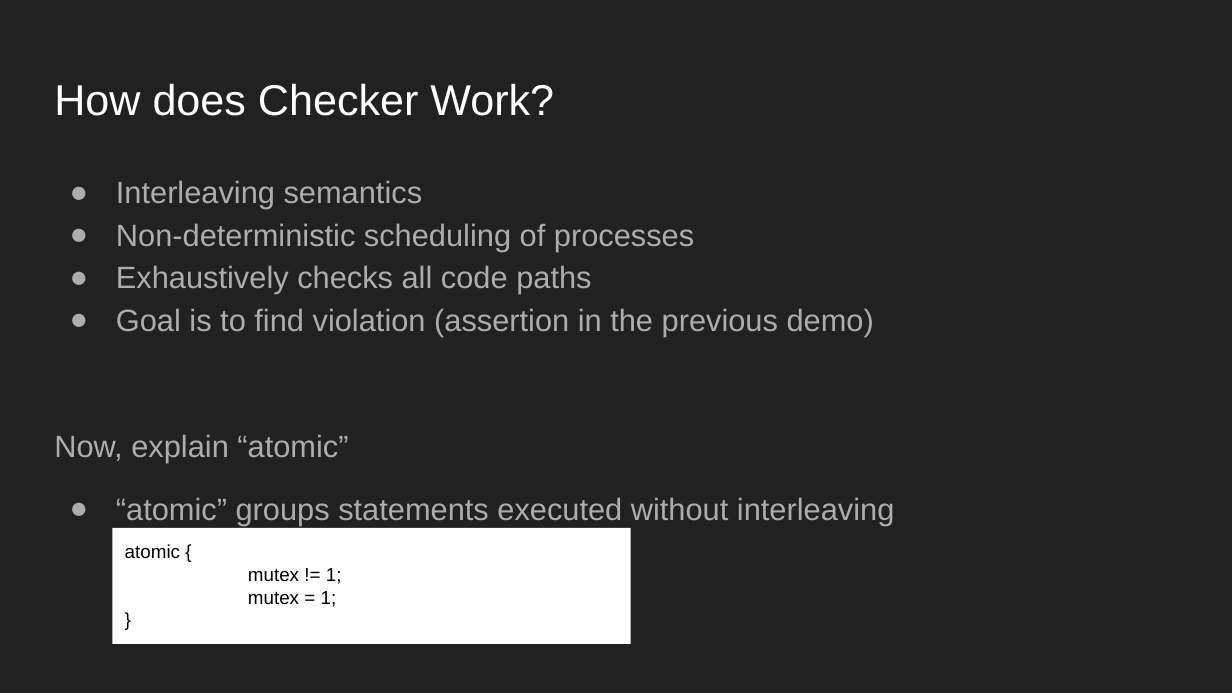
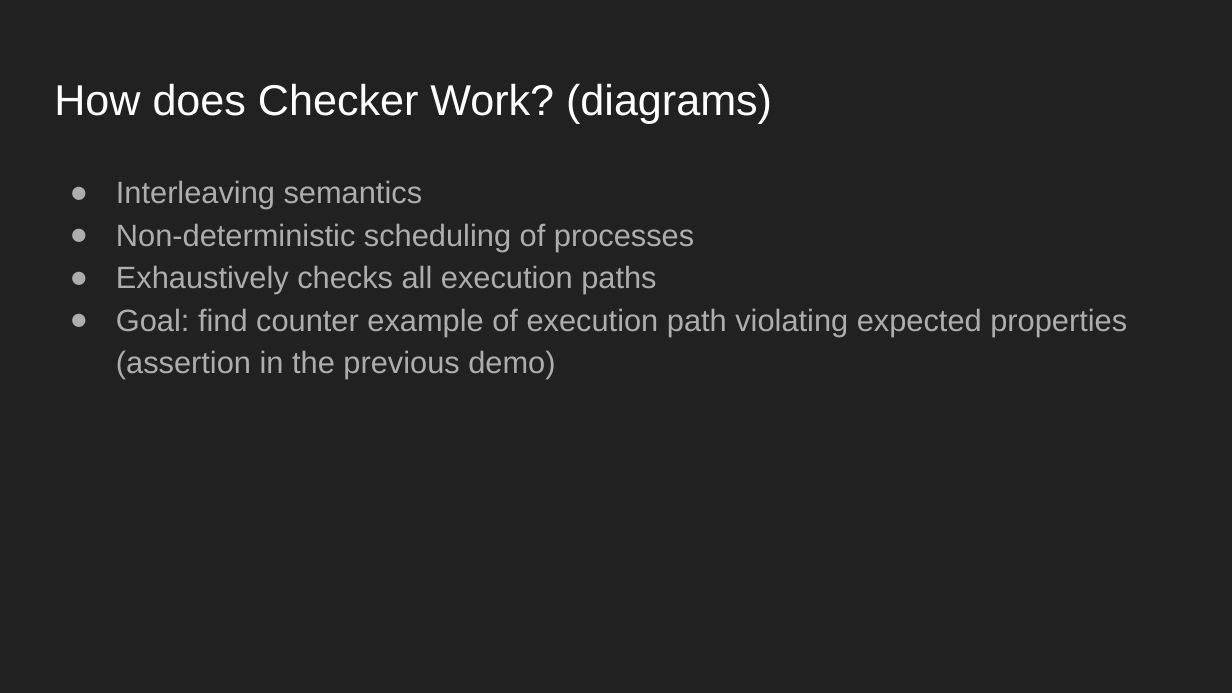
Before and after one commit to LeoXS/model_checking_ppt, a slide deck: slide 12 of Model Checking with Spin Model Checker.pptx (slide 11 before the commit). Drawn at 1232x693 pixels with LibreOffice and Linux fonts; fonts in the diff are those of the drawing. Boxes give left, top, right and bottom in pixels: in the first picture for what was removed or moved away, otherwise in the second. Text is boxed around its words. In the diff, an @@ line names an element or a change of style, - is before the commit and + after.

```diff
--- a/Model Checking with Spin Model Checker.pptx
+++ b/Model Checking with Spin Model Checker.pptx
@@ title at <box>54,83,772,123</box>: text changed @@
-How does Checker Work?
+How does Checker Work? (diagrams)
@@ text at <box>116,265,1127,379</box>: text changed @@
-● Exhaustively checks all code paths
-● Goal is to find violation (assertion in the previous demo)
-Now, explain “atomic”
-● “atomic” groups statements executed without interleaving
+● Exhaustively checks all execution paths
+● Goal: find counter example of execution path violating expected properties (assertion in the previous demo)
@@ rectangle removed at <box>112,527,631,643</box> @@
-atomic {
-mutex != 1;
-mutex = 1;
-}
```
Also in this commit, not shown: 10 other slides changed, 10 slides added, 1 slide removed, 7 other files.
